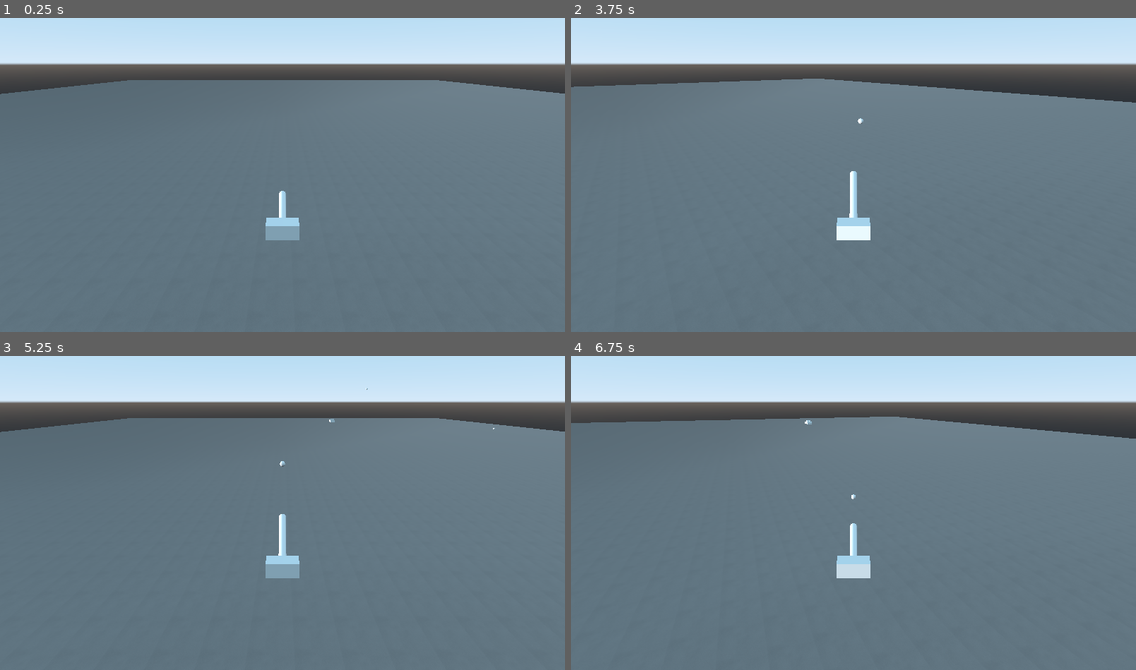
Above: before the commit, frames 1-4 (two rows, left to right).
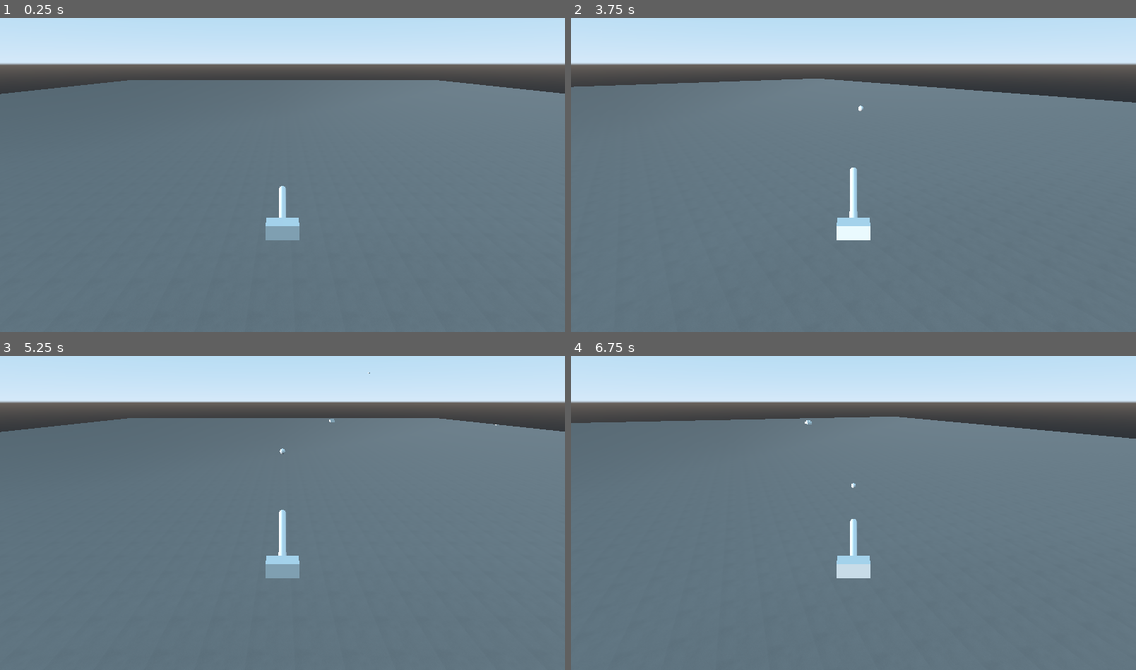
Above: after the commit, the same moments.

Repository: KSztusio/godota-gra
Game: Godot game, scene res://lvl.tscn
Two runs of this game, one before a commit and one after it. Both use one fixed random seed, a clock stepped at 60 frames per second and the inputs below.
Inputs (mouse positions are in pixels of both pictures, inside the frame that each line leads up to):
- Up to frame 1 (0.25 s): no input
- Up to frame 2 (3.75 s): tap Enter at 0.5, 3.5 s; move the mouse to (977, 149) at 0.52 s; hold D (right) 0.53-1.28 s; tap Space (shot) at 0.6, 1.35, 2, 2.1, 2.85, 3.6 s; move the mouse to (740, 184) at 1.27 s; hold W (down) 1.28-2.03 s; move the mouse to (910, 93) at 2.02 s; hold D (right) 2.03-2.78 s; move the mouse to (825, 231) at 2.77 s; hold S (up) 2.78-3.53 s; move the mouse to (1023, 215) at 3.52 s; hold A (left) from 3.53 s (still down)
- Up to frame 3 (5.25 s): move the mouse to (113, 456) at 4.27 s; tap Space (shot) at 4.35, 5.1 s; move the mouse to (310, 503) at 5.02 s; release A (left) at 5.03 s; hold W (down) from 5.03 s (still down)
- Up to frame 4 (6.75 s): tap Space (shot) at 5.75, 5.85, 6.6 s; move the mouse to (768, 421) at 5.77 s; release W (down) at 5.78 s; hold D (right) 5.78-6.53 s; move the mouse to (977, 487) at 6.52 s; hold S (up) from 6.53 s (still down)

The runs differ from the first frame. In frame 1, less than 0.1% of the frame differs, in the area x 49-51%, y 53-56%; in frame 2, less than 0.1%; in frame 3, less than 0.1%, in the area x 49-88%, y 5-63%; in frame 4, less than 0.1%.

Commit message:
alpha1.2  porwaki z niszczeniem podłogi

Diff:
--- a/lvl.tscn
+++ b/lvl.tscn
@@ -68,7 +68,7 @@
 shape = SubResource( 9 )
 
 [node name="oś" type="SpringArm" parent="SpringArm/KinematicBody"]
-transform = Transform( -4.37114e-08, 1, 0, -1, -4.37114e-08, 0, 0, 0, 1, 0, 1, 0 )
+transform = Transform( 0.0871558, 0.996195, 0, -0.996195, 0.0871558, 0, 0, 0, 1, 0, 1, 0 )
 spring_length = 0.0
 script = ExtResource( 3 )
 
--- a/oslufa.gd
+++ b/oslufa.gd
@@ -5,5 +5,5 @@
 	rotz = Input.get_action_strength("up") - Input.get_action_strength("down")
 	if Input.get_action_strength("up") and rotation_degrees.z < -10:
 		rotate_z(rotz  * delta * max_rotation_speed)
-	if Input.get_action_strength("down") and rotation_degrees.z > -90:
+	if Input.get_action_strength("down") and rotation_degrees.z > -85:
 		rotate_z(rotz  * delta * max_rotation_speed)
--- a/pocisk.gd
+++ b/pocisk.gd
@@ -1,6 +1,6 @@
 extends RigidBody
 var timer = Timer.new()
-export var speed = 150
+export var speed = 250
 var done = 0
 var col = []
 onready var r = get_node('rad')
@@ -24,10 +24,10 @@
 	if "tonk" in body.get_name():
 		queue_free()
 		col = r.get_overlapping_bodies()
+		print(col)
 		for name in col:
 			var n = str(name)
-			if n != 'lvl':
+			if not 'lvl' in n:
 				name.queue_free()
 	if body.get_name() == 'lvl':
 		queue_free()
-	print(body.get_name())
--- a/pocisk.tscn
+++ b/pocisk.tscn
@@ -13,7 +13,8 @@
 radius = 0.5
 
 [node name="pocisk" type="RigidBody"]
-gravity_scale = 7.0
+mass = 1.53061
+gravity_scale = 9.0
 contact_monitor = true
 script = ExtResource( 1 )
 
